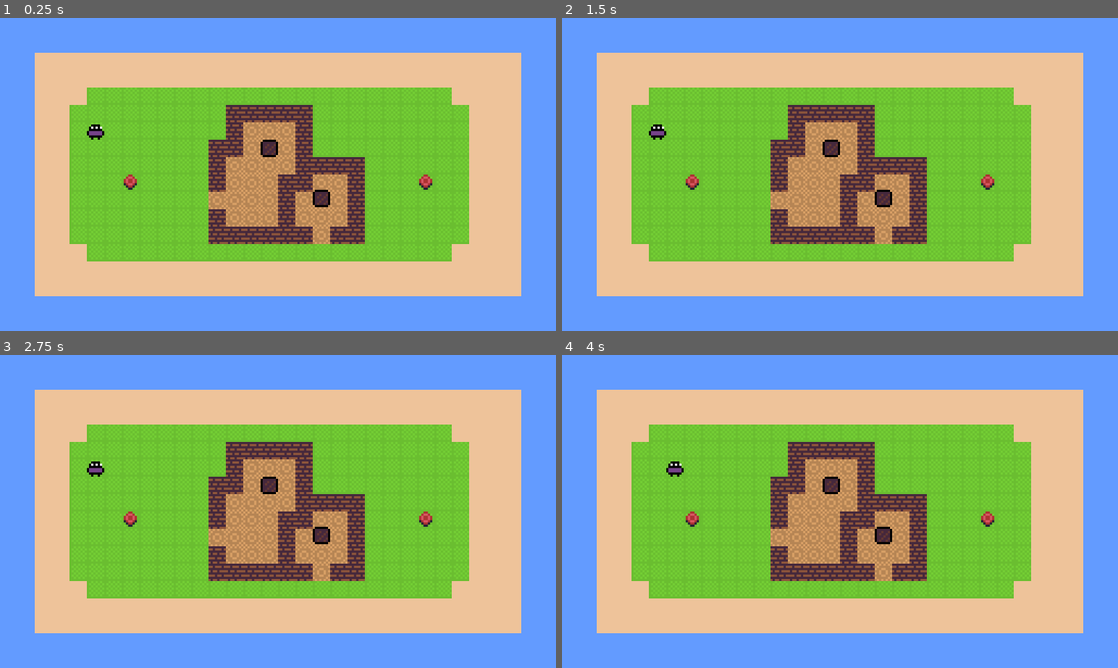
Above: before the commit, frames 1-4 (two rows, left to right).
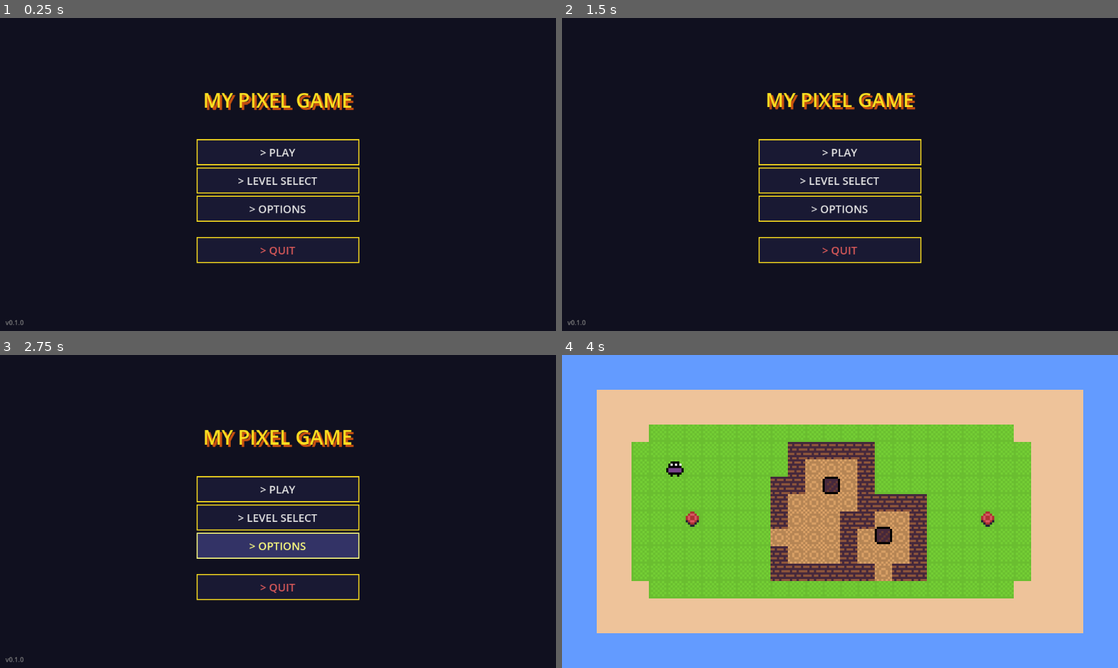
Above: after the commit, the same moments.

Repository: jiexdrop/doughnut
Game: Godot game, scene res://scenes/ui/main_menu.tscn
Two runs of this game, one before a commit and one after it. Both use one fixed random seed, a clock stepped at 60 frames per second and the inputs below. Before the commit the project starts from res://scenes/levels/level_1.tscn.
Inputs (mouse positions are in pixels of both pictures, inside the frame that each line leads up to):
- Up to frame 1 (0.25 s): no input
- Up to frame 2 (1.5 s): click (840, 180) at 0.5 s, where only the run after the commit has a clickable "> LEVEL SELECT"; click (589, 33) at 1.25 s, where only the run after the commit has a clickable "< BACK"
- Up to frame 3 (2.75 s): click (278, 545) at 2 s, where only the run after the commit has a clickable "> OPTIONS"
- Up to frame 4 (4 s): click (840, 489) at 2.75 s, where only the run after the commit has a clickable "> PLAY"; tap Enter at 3.5 s; move the mouse to (962, 495) at 3.52 s; hold D (right) from 3.53 s (still down)

The runs differ from the first frame. In frame 1, 100% of the frame differs, in the area x 0-100%, y 0-100%; in frame 2, 100%; in frame 3, 100%; in frame 4, nothing differs.

Commit message:
main menus and level selector

Diff:
--- a/project.godot
+++ b/project.godot
@@ -15,7 +15,7 @@
 [application]
 
 config/name="PixelArtGame"
-run/main_scene="res://scenes/levels/level_1.tscn"
+run/main_scene="uid://dpwqosptxn767"
 config/features=PackedStringArray("4.6", "GL Compatibility")
 config/icon="res://icon.svg"
 
--- a/scenes/levels/level_1.tscn
+++ b/scenes/levels_1/level_1.tscn
@@ -1,7 +1,7 @@
 [gd_scene format=4 uid="uid://main"]
 
 [ext_resource type="Script" uid="uid://chjfanxayl4in" path="res://scripts/main.gd" id="1_6761a"]
-[ext_resource type="PackedScene" uid="uid://tq7g8r2u67vy" path="res://scenes/levels/level_2.tscn" id="2_oc4kc"]
+[ext_resource type="PackedScene" uid="uid://tq7g8r2u67vy" path="res://scenes/levels_1/level_2.tscn" id="2_oc4kc"]
 [ext_resource type="Texture2D" uid="uid://ihi3cewu0e7x" path="res://assets/Sprite-0001.png" id="2_sk5k4"]
 [ext_resource type="Script" uid="uid://difno1fvr55yv" path="res://scripts/pixel_camera.gd" id="3_oc4kc"]
 [ext_resource type="PackedScene" uid="uid://ccsiamhj8f0wg" path="res://scenes/player.tscn" id="4_s8va5"]
--- a/scenes/levels/level_2.tscn
+++ b/scenes/levels_1/level_2.tscn
@@ -1,7 +1,7 @@
 [gd_scene format=4 uid="uid://tq7g8r2u67vy"]
 
 [ext_resource type="Script" uid="uid://chjfanxayl4in" path="res://scripts/main.gd" id="1_alqfr"]
-[ext_resource type="PackedScene" uid="uid://dw3cujwddsfd4" path="res://scenes/levels/level_3.tscn" id="2_qpwj6"]
+[ext_resource type="PackedScene" uid="uid://dw3cujwddsfd4" path="res://scenes/levels_1/level_3.tscn" id="2_qpwj6"]
 [ext_resource type="Texture2D" uid="uid://ihi3cewu0e7x" path="res://assets/Sprite-0001.png" id="2_yqkch"]
 [ext_resource type="Script" uid="uid://difno1fvr55yv" path="res://scripts/pixel_camera.gd" id="3_6ep0u"]
 [ext_resource type="PackedScene" uid="uid://ccsiamhj8f0wg" path="res://scenes/player.tscn" id="4_hrcei"]
--- a/scenes/levels/level_3.tscn
+++ b/scenes/levels_1/level_3.tscn
@@ -2,7 +2,7 @@
 
 [ext_resource type="Script" uid="uid://chjfanxayl4in" path="res://scripts/main.gd" id="1_fmg3e"]
 [ext_resource type="Texture2D" uid="uid://ihi3cewu0e7x" path="res://assets/Sprite-0001.png" id="2_ftfob"]
-[ext_resource type="PackedScene" uid="uid://dnhdttffugnom" path="res://scenes/levels/level_4.tscn" id="2_ugcn1"]
+[ext_resource type="PackedScene" uid="uid://dnhdttffugnom" path="res://scenes/levels_1/level_4.tscn" id="2_ugcn1"]
 [ext_resource type="Script" uid="uid://difno1fvr55yv" path="res://scripts/pixel_camera.gd" id="3_fkk1g"]
 [ext_resource type="PackedScene" uid="uid://ccsiamhj8f0wg" path="res://scenes/player.tscn" id="4_ugcn1"]
 [ext_resource type="PackedScene" uid="uid://chgxj2178wx83" path="res://scenes/box.tscn" id="5_pimnq"]
--- a/scenes/levels/level_4.tscn
+++ b/scenes/levels_1/level_4.tscn
@@ -2,7 +2,7 @@
 
 [ext_resource type="Script" uid="uid://chjfanxayl4in" path="res://scripts/main.gd" id="1_5vn0v"]
 [ext_resource type="Texture2D" uid="uid://ihi3cewu0e7x" path="res://assets/Sprite-0001.png" id="2_ts8eg"]
-[ext_resource type="PackedScene" uid="uid://c1kjtbfs5mtyk" path="res://scenes/levels/level_5.tscn" id="2_um320"]
+[ext_resource type="PackedScene" uid="uid://c1kjtbfs5mtyk" path="res://scenes/levels_1/level_5.tscn" id="2_um320"]
 [ext_resource type="Script" uid="uid://difno1fvr55yv" path="res://scripts/pixel_camera.gd" id="3_um320"]
 [ext_resource type="PackedScene" uid="uid://ccsiamhj8f0wg" path="res://scenes/player.tscn" id="4_glw47"]
 [ext_resource type="PackedScene" uid="uid://chgxj2178wx83" path="res://scenes/box.tscn" id="5_4wsov"]
--- a/scenes/levels/level_5.tscn
+++ b/scenes/levels_1/level_5.tscn
@@ -2,7 +2,7 @@
 
 [ext_resource type="Script" uid="uid://chjfanxayl4in" path="res://scripts/main.gd" id="1_fsnos"]
 [ext_resource type="Texture2D" uid="uid://ihi3cewu0e7x" path="res://assets/Sprite-0001.png" id="2_mxx4w"]
-[ext_resource type="PackedScene" uid="uid://bco7w1hm2cnak" path="res://scenes/levels/level_6.tscn" id="2_vvoq0"]
+[ext_resource type="PackedScene" uid="uid://bco7w1hm2cnak" path="res://scenes/levels_1/level_6.tscn" id="2_vvoq0"]
 [ext_resource type="Script" uid="uid://difno1fvr55yv" path="res://scripts/pixel_camera.gd" id="3_vvoq0"]
 [ext_resource type="PackedScene" uid="uid://ccsiamhj8f0wg" path="res://scenes/player.tscn" id="4_tqnj0"]
 [ext_resource type="PackedScene" uid="uid://chgxj2178wx83" path="res://scenes/box.tscn" id="5_dwyms"]
--- /dev/null
+++ b/scenes/ui/level_select.tscn
@@ -0,0 +1,64 @@
+[gd_scene format=3 uid="uid://ulr586kj6qop"]
+
+[ext_resource type="Script" uid="uid://cfd7v0o2nbpe7" path="res://scripts/level_select.gd" id="1_3shnc"]
+
+[node name="LevelSelect" type="Control" unique_id=1500040281]
+layout_mode = 3
+anchors_preset = 15
+anchor_right = 1.0
+anchor_bottom = 1.0
+grow_horizontal = 2
+grow_vertical = 2
+script = ExtResource("1_3shnc")
+
+[node name="Background" type="ColorRect" parent="." unique_id=1847158807]
+layout_mode = 1
+anchors_preset = 15
+anchor_right = 1.0
+anchor_bottom = 1.0
+grow_horizontal = 2
+grow_vertical = 2
+color = Color(0.063, 0.063, 0.122, 1)
+
+[node name="TopBar" type="ColorRect" parent="." unique_id=190344047]
+layout_mode = 1
+offset_right = 1280.0
+offset_bottom = 60.0
+color = Color(0.08, 0.08, 0.16, 1)
+
+[node name="TitleLabel" type="Label" parent="TopBar" unique_id=1372576027]
+layout_mode = 1
+anchors_preset = 15
+anchor_right = 1.0
+anchor_bottom = 1.0
+grow_horizontal = 2
+grow_vertical = 2
+theme_override_colors/font_color = Color(1, 0.878, 0.125, 1)
+theme_override_font_sizes/font_size = 22
+text = "── SELECT LEVEL ──"
+horizontal_alignment = 1
+vertical_alignment = 1
+
+[node name="BackButton" type="Button" parent="TopBar" unique_id=1421340364]
+layout_mode = 1
+anchors_preset = 4
+anchor_top = 0.5
+anchor_bottom = 0.5
+offset_left = 10.0
+offset_top = -16.0
+offset_right = 90.0
+offset_bottom = 16.0
+grow_vertical = 2
+theme_override_font_sizes/font_size = 14
+text = "< BACK"
+
+[node name="ScrollContainer" type="ScrollContainer" parent="." unique_id=1412933170]
+layout_mode = 1
+offset_top = 70.0
+offset_right = 1280.0
+offset_bottom = 720.0
+
+[node name="ContentVBox" type="VBoxContainer" parent="ScrollContainer" unique_id=772167465]
+layout_mode = 2
+size_flags_horizontal = 3
+theme_override_constants/separation = 24
--- /dev/null
+++ b/scenes/ui/main_menu.tscn
@@ -0,0 +1,98 @@
+[gd_scene format=3 uid="uid://dpwqosptxn767"]
+
+[ext_resource type="Script" uid="uid://dsrhvpc5ft7m2" path="res://scripts/main_menu.gd" id="1_l6cm7"]
+
+[node name="MainMenu" type="Control" unique_id=256988823]
+layout_mode = 3
+anchors_preset = 15
+anchor_right = 1.0
+anchor_bottom = 1.0
+grow_horizontal = 2
+grow_vertical = 2
+script = ExtResource("1_l6cm7")
+
+[node name="Background" type="ColorRect" parent="." unique_id=419454091]
+layout_mode = 1
+anchors_preset = 15
+anchor_right = 1.0
+anchor_bottom = 1.0
+grow_horizontal = 2
+grow_vertical = 2
+color = Color(0.063, 0.063, 0.122, 1)
+
+[node name="StarField" type="Node2D" parent="." unique_id=908718632]
+
+[node name="CenterContainer" type="VBoxContainer" parent="." unique_id=436702947]
+layout_mode = 1
+anchors_preset = 8
+anchor_left = 0.5
+anchor_top = 0.5
+anchor_right = 0.5
+anchor_bottom = 0.5
+offset_left = -150.0
+offset_top = -180.0
+offset_right = 150.0
+offset_bottom = 180.0
+grow_horizontal = 2
+grow_vertical = 2
+alignment = 1
+
+[node name="TitleLabel" type="Label" parent="CenterContainer" unique_id=1166614053]
+layout_mode = 2
+theme_override_colors/font_color = Color(1, 0.878, 0.125, 1)
+theme_override_colors/font_shadow_color = Color(0.784, 0.314, 0.063, 1)
+theme_override_constants/shadow_offset_x = 4
+theme_override_constants/shadow_offset_y = 4
+theme_override_font_sizes/font_size = 36
+text = "MY PIXEL GAME"
+horizontal_alignment = 1
+
+[node name="Spacer1" type="Control" parent="CenterContainer" unique_id=875986430]
+custom_minimum_size = Vector2(0, 40)
+layout_mode = 2
+
+[node name="PlayButton" type="Button" parent="CenterContainer" unique_id=1827032130]
+custom_minimum_size = Vector2(200, 48)
+layout_mode = 2
+theme_override_font_sizes/font_size = 20
+text = "> PLAY"
+
+[node name="LevelSelectButton" type="Button" parent="CenterContainer" unique_id=495042110]
+custom_minimum_size = Vector2(200, 48)
+layout_mode = 2
+theme_override_font_sizes/font_size = 20
+text = "> LEVEL SELECT"
+
+[node name="OptionsButton" type="Button" parent="CenterContainer" unique_id=212550047]
+custom_minimum_size = Vector2(200, 48)
+layout_mode = 2
+theme_override_font_sizes/font_size = 20
+text = "> OPTIONS"
+
+[node name="Spacer2" type="Control" parent="CenterContainer" unique_id=430370291]
+custom_minimum_size = Vector2(0, 20)
+layout_mode = 2
+
+[node name="QuitButton" type="Button" parent="CenterContainer" unique_id=1627998808]
+custom_minimum_size = Vector2(200, 48)
+layout_mode = 2
+theme_override_colors/font_color = Color(0.8, 0.3, 0.3, 1)
+theme_override_font_sizes/font_size = 20
+text = "> QUIT"
+
+[node name="VersionLabel" type="Label" parent="." unique_id=2005863924]
+layout_mode = 1
+anchors_preset = 2
+anchor_top = 1.0
+anchor_bottom = 1.0
+offset_left = 10.0
+offset_top = -24.0
+offset_right = 200.0
+offset_bottom = -4.0
+grow_vertical = 2
+theme_override_colors/font_color = Color(0.5, 0.5, 0.5, 1)
+theme_override_font_sizes/font_size = 12
+text = "v0.1.0"
+
+[node name="PixelCursor" type="Sprite2D" parent="." unique_id=901258637]
+visible = false
--- /dev/null
+++ b/scripts/level_select.gd
@@ -0,0 +1,189 @@
+extends Control
+
+# ─────────────────────────────────────────────
+#  Level Select
+#  Pixel art styled, data-driven level selector
+#  for Godot 4.
+#
+#  ADD YOUR WORLDS & LEVELS HERE ↓
+# ─────────────────────────────────────────────
+
+const MAIN_MENU_SCENE := "res://scenes/ui/main_menu.tscn"
+
+# ── Level Data ────────────────────────────────
+# Each world entry:
+#   name    : displayed header
+#   color   : accent color for this world's cards
+#   levels  : array of { label, scene, locked }
+#
+# "locked" levels show a padlock icon and cannot be entered.
+# Set locked = false (or omit) once the player has unlocked them.
+# You can persist unlock state via a save file / autoload as needed.
+
+const WORLDS: Array = [
+	{
+		"name":   "WORLD 1 – GRASSLANDS",
+		"color":  Color(0.25, 0.75, 0.30),
+		"levels": [
+			{ "label": "1-1",  "scene": "res://scenes/levels_1/level_1.tscn", "locked": false },
+			{ "label": "1-2",  "scene": "res://scenes/levels_1/level_2.tscn", "locked": false },
+			{ "label": "1-3",  "scene": "res://scenes/levels_1/level_3.tscn", "locked": false },
+			{ "label": "1-4",  "scene": "res://scenes/levels_1/level_4.tscn", "locked": false },
+			{ "label": "1-5",  "scene": "res://scenes/levels_1/level_5.tscn", "locked": false },
+			{ "label": "1-6",  "scene": "res://scenes/levels_1/level_5.tscn", "locked": false },
+		]
+	},
+	{
+		"name":   "WORLD 2 – CAVES",
+		"color":  Color(0.65, 0.45, 0.20),
+		"levels": [
+			{ "label": "2-1",  "scene": "res://scenes/levels_2/level_1.tscn", "locked": true },
+			{ "label": "2-2",  "scene": "res://scenes/levels_2/level_2.tscn", "locked": true },
+			{ "label": "2-3",  "scene": "res://scenes/levels_2/level_3.tscn", "locked": true },
+			{ "label": "2-B",  "scene": "res://scenes/levels_2/level_boss.tscn", "locked": true },
+		]
+	},
+	# Add more worlds here following the same pattern ↑
+]
+
+# ── Node refs ─────────────────────────────────
+@onready var _content_vbox : VBoxContainer  = $ScrollContainer/ContentVBox
+@onready var _back_btn     : Button         = $TopBar/BackButton
+
+
+func _ready() -> void:
+	_apply_top_bar_style()
+	_back_btn.pressed.connect(_on_back_pressed)
+	_build_level_grid()
+
+
+# ── Navigation ────────────────────────────────
+
+func _on_back_pressed() -> void:
+	get_tree().change_scene_to_file(MAIN_MENU_SCENE)
+
+func _load_level(scene_path: String) -> void:
+	if ResourceLoader.exists(scene_path):
+		get_tree().change_scene_to_file(scene_path)
+	else:
+		push_warning("LevelSelect: scene not found – " + scene_path)
+
+
+# ── UI building ───────────────────────────────
+
+func _build_level_grid() -> void:
+	for world_data in WORLDS:
+		_content_vbox.add_child(_make_world_section(world_data))
+
+
+func _make_world_section(world_data: Dictionary) -> MarginContainer:
+	var section := VBoxContainer.new()
+	section.add_theme_constant_override("separation", 10)
+
+	# ── World header label
+	var header := Label.new()
+	header.text = world_data["name"]
+	header.add_theme_font_size_override("font_size", 18)
+	header.add_theme_color_override("font_color", world_data["color"])
+	_style_header(header, world_data["color"])
+	section.add_child(header)
+
+	# ── Divider line
+	var sep := HSeparator.new()
+	sep.add_theme_color_override("color", world_data["color"])
+	section.add_child(sep)
+
+	# ── Level button grid
+	var grid := GridContainer.new()
+	grid.columns = 5
+	grid.add_theme_constant_override("h_separation", 12)
+	grid.add_theme_constant_override("v_separation", 12)
+
+	for lvl: Dictionary in world_data["levels"]:
+		grid.add_child(_make_level_card(lvl, world_data["color"]))
+
+	section.add_child(grid)
+
+	# Outer padding
+	var margin := MarginContainer.new()
+	margin.add_theme_constant_override("margin_left",   32)
+	margin.add_theme_constant_override("margin_right",  32)
+	margin.add_theme_constant_override("margin_top",    12)
+	margin.add_theme_constant_override("margin_bottom", 4)
+	margin.add_child(section)
+	return margin
+
+
+func _make_level_card(lvl: Dictionary, accent: Color) -> Button:
+	var btn := Button.new()
+	var locked: bool = lvl.get("locked", false)
+
+	btn.custom_minimum_size = Vector2(90, 90)
+	btn.text = ("🔒\n" if locked else "") + lvl["label"]
+	btn.disabled = locked
+	btn.add_theme_font_size_override("font_size", 16)
+
+	# Base style
+	var normal := _make_card_style(accent, locked)
+	var hover  := _make_card_style(accent, locked)
+	hover.bg_color = accent * 0.35
+	hover.border_color = accent
+	var pressed := _make_card_style(accent, locked)
+	pressed.bg_color = accent * 0.5
+
+	btn.add_theme_stylebox_override("normal",   normal)
+	btn.add_theme_stylebox_override("hover",    hover)
+	btn.add_theme_stylebox_override("pressed",  pressed)
+	btn.add_theme_stylebox_override("disabled", _make_card_style(Color(0.3, 0.3, 0.3), true))
+
+	if not locked:
+		btn.add_theme_color_override("font_color",         Color(0.95, 0.95, 0.95))
+		btn.add_theme_color_override("font_hover_color",   Color(1, 1, 0.6))
+		btn.add_theme_color_override("font_pressed_color", accent)
+		btn.pressed.connect(_load_level.bind(lvl["scene"]))
+	else:
+		btn.add_theme_color_override("font_color", Color(0.45, 0.45, 0.45))
+
+	return btn
+
+
+func _make_card_style(accent: Color, locked: bool) -> StyleBoxFlat:
+	var sb := StyleBoxFlat.new()
+	sb.bg_color                   = Color(0.10, 0.10, 0.20) if not locked else Color(0.07, 0.07, 0.12)
+	sb.border_color               = accent * (0.4 if locked else 0.7)
+	sb.border_width_left          = 2
+	sb.border_width_right         = 2
+	sb.border_width_top           = 2
+	sb.border_width_bottom        = 2
+	sb.corner_radius_top_left     = 0
+	sb.corner_radius_top_right    = 0
+	sb.corner_radius_bottom_left  = 0
+	sb.corner_radius_bottom_right = 0
+	return sb
+
+
+func _style_header(label: Label, accent: Color) -> void:
+	# Pixel-art pixel-shadow effect on the header text
+	label.add_theme_color_override("font_shadow_color", accent * 0.4)
+	label.add_theme_constant_override("shadow_offset_x", 2)
+	label.add_theme_constant_override("shadow_offset_y", 2)
+
+
+func _apply_top_bar_style() -> void:
+	var sb := StyleBoxFlat.new()
+	sb.bg_color     = Color(0.05, 0.05, 0.12)
+	sb.border_color = Color(1.0, 0.88, 0.12)
+	sb.border_width_bottom = 2
+	$TopBar.add_theme_stylebox_override("panel", sb)
+
+	# Style back button
+	var bsb := StyleBoxFlat.new()
+	bsb.bg_color     = Color(0.10, 0.10, 0.20)
+	bsb.border_color = Color(0.8, 0.7, 0.2)
+	bsb.border_width_left   = 2
+	bsb.border_width_right  = 2
+	bsb.border_width_top    = 2
+	bsb.border_width_bottom = 2
+	for state in ["normal", "hover", "pressed"]:
+		_back_btn.add_theme_stylebox_override(state, bsb)
+	_back_btn.add_theme_color_override("font_color", Color(0.9, 0.8, 0.3))
--- a/scripts/main.gd
+++ b/scripts/main.gd
@@ -10,7 +10,7 @@
 const GOAL_SOURCE_ID = 0
 const GOAL_ATLAS_COORDS = Vector2i(1, 2)
 
-const VICTORY_SCREEN = preload("res://scenes/victory_screen.tscn")
+const VICTORY_SCREEN = preload("res://scenes/ui/victory_screen.tscn")
 
 func _ready() -> void:
 	_connect_signals()
@@ -72,7 +72,7 @@
 
 	victory.next_level_pressed.connect(_load_next_level)
 	victory.main_menu_pressed.connect(func():
-		get_tree().change_scene_to_file("res://scenes/main_menu.tscn")
+		get_tree().change_scene_to_file("res://scenes/ui/main_menu.tscn")
 	)
 
 func _load_next_level() -> void:
--- /dev/null
+++ b/scripts/main_menu.gd
@@ -0,0 +1,134 @@
+extends Control
+
+# ─────────────────────────────────────────────
+#  Main Menu
+#  Pixel art styled main menu for Godot 4
+# ─────────────────────────────────────────────
+
+const LEVEL_SELECT_SCENE := "res://scenes/ui/level_select.tscn"
+const FIRST_LEVEL_SCENE  := "res://scenes/levels_1/level_1.tscn"
+
+# Starfield pixel art effect
+var _stars: Array[Dictionary] = []
+const STAR_COUNT := 80
+
+@onready var _play_btn         : Button    = $CenterContainer/PlayButton
+@onready var _level_select_btn : Button    = $CenterContainer/LevelSelectButton
+@onready var _options_btn      : Button    = $CenterContainer/OptionsButton
+@onready var _quit_btn         : Button    = $CenterContainer/QuitButton
+@onready var _title_label      : Label     = $CenterContainer/TitleLabel
+@onready var _starfield        : Node2D    = $StarField
+
+
+func _ready() -> void:
+	_setup_theme()
+	_build_starfield()
+	_animate_title()
+
+	_play_btn.pressed.connect(_on_play_pressed)
+	_level_select_btn.pressed.connect(_on_level_select_pressed)
+	_options_btn.pressed.connect(_on_options_pressed)
+	_quit_btn.pressed.connect(_on_quit_pressed)
+
+	# Hover sfx placeholder – replace with your AudioStreamPlayer node
+	for btn in [_play_btn, _level_select_btn, _options_btn, _quit_btn]:
+		btn.mouse_entered.connect(_on_button_hover.bind(btn))
+
+
+# ── Navigation ────────────────────────────────
+
+func _on_play_pressed() -> void:
+	_change_scene(FIRST_LEVEL_SCENE)
+
+func _on_level_select_pressed() -> void:
+	_change_scene(LEVEL_SELECT_SCENE)
+
+func _on_options_pressed() -> void:
+	# TODO: push your options menu scene or show a popup
+	print("Options not yet implemented.")
+
+func _on_quit_pressed() -> void:
+	get_tree().quit()
+
+func _change_scene(path: String) -> void:
+	get_tree().change_scene_to_file(path)
+
+
+# ── Visual polish ─────────────────────────────
+
+func _setup_theme() -> void:
+	# Pixel-art button style applied at runtime so no external theme file is required.
+	var sb := StyleBoxFlat.new()
+	sb.bg_color        = Color(0.10, 0.10, 0.20)
+	sb.border_color    = Color(1.00, 0.88, 0.12)
+	sb.border_width_left   = 2
+	sb.border_width_right  = 2
+	sb.border_width_top    = 2
+	sb.border_width_bottom = 2
+	sb.corner_radius_top_left     = 0
+	sb.corner_radius_top_right    = 0
+	sb.corner_radius_bottom_left  = 0
+	sb.corner_radius_bottom_right = 0
+
+	var sb_hover := sb.duplicate() as StyleBoxFlat
+	sb_hover.bg_color     = Color(0.20, 0.20, 0.40)
+	sb_hover.border_color = Color(1.00, 1.00, 0.50)
+
+	var sb_pressed := sb.duplicate() as StyleBoxFlat
+	sb_pressed.bg_color     = Color(0.30, 0.30, 0.10)
+	sb_pressed.border_color = Color(0.80, 0.70, 0.10)
+
+	for btn in [_play_btn, _level_select_btn, _options_btn, _quit_btn]:
+		btn.add_theme_stylebox_override("normal",  sb)
+		btn.add_theme_stylebox_override("hover",   sb_hover)
+		btn.add_theme_stylebox_override("pressed", sb_pressed)
+		btn.add_theme_color_override("font_color",          Color(0.90, 0.90, 0.90))
+		btn.add_theme_color_override("font_hover_color",    Color(1.00, 1.00, 0.50))
+		btn.add_theme_color_override("font_pressed_color",  Color(0.80, 0.70, 0.10))
+
+	_quit_btn.add_theme_color_override("font_color", Color(0.85, 0.35, 0.35))
+
+
+func _animate_title() -> void:
+	# Simple blink / scale pulse on the title using a Tween
+	var tween := create_tween().set_loops()
+	tween.tween_property(_title_label, "scale", Vector2(1.04, 1.04), 0.6)\
+		.set_ease(Tween.EASE_IN_OUT).set_trans(Tween.TRANS_SINE)
+	tween.tween_property(_title_label, "scale", Vector2(1.00, 1.00), 0.6)\
+		.set_ease(Tween.EASE_IN_OUT).set_trans(Tween.TRANS_SINE)
+	_title_label.pivot_offset = _title_label.size / 2.0
+
+
+func _build_starfield() -> void:
+	var vp := get_viewport().get_visible_rect()
+	randomize()
+	for i in STAR_COUNT:
+		_stars.append({
+			"pos":    Vector2(randf() * vp.size.x, randf() * vp.size.y),
+			"speed":  randf_range(10.0, 40.0),
+			"size":   randi_range(1, 3),
+			"bright": randf_range(0.4, 1.0),
+		})
+
+
+func _process(delta: float) -> void:
+	var vp_h := get_viewport().get_visible_rect().size.y
+	for star in _stars:
+		star["pos"].y += star["speed"] * delta
+		if star["pos"].y > vp_h:
+			star["pos"].y = 0.0
+	queue_redraw()   # triggers _draw on this Control via the StarField child
+
+
+func _draw() -> void:
+	# Draw pixel stars directly onto the Control canvas
+	for star in _stars:
+		var c := Color(star["bright"], star["bright"], star["bright"], 1.0)
+		draw_rect(Rect2(star["pos"], Vector2(star["size"], star["size"])), c)
+
+
+func _on_button_hover(btn: Button) -> void:
+	# Pixel-nudge animation on hover
+	var tween := create_tween()
+	tween.tween_property(btn, "position:x", btn.position.x + 6, 0.05)
+	tween.tween_property(btn, "position:x", btn.position.x,     0.05)
Renamed: scenes/levels/level_6.tscn -> scenes/levels_1/level_6.tscn
Renamed: scenes/victory_screen.tscn -> scenes/ui/victory_screen.tscn
Not shown, added: scripts/level_select.gd.uid
Not shown, added: scripts/main_menu.gd.uid
Not shown, added: scenes/levels_1/level_1.tscn7667685940.tmp
